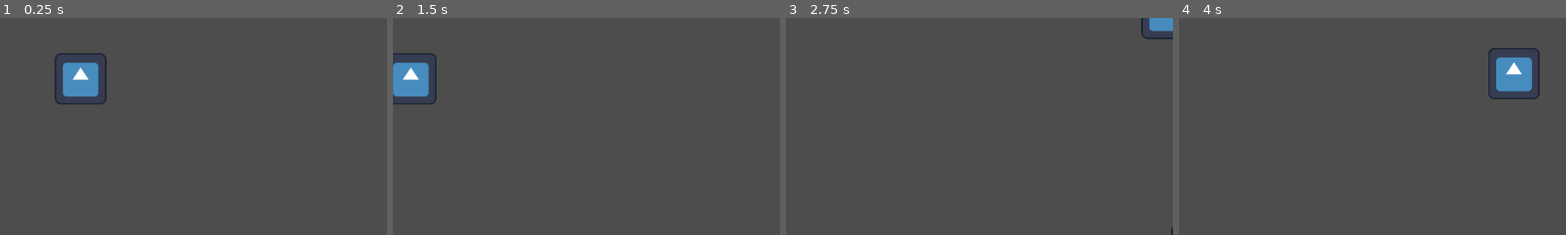
Above: before the commit, frames 1-4 (left to right).
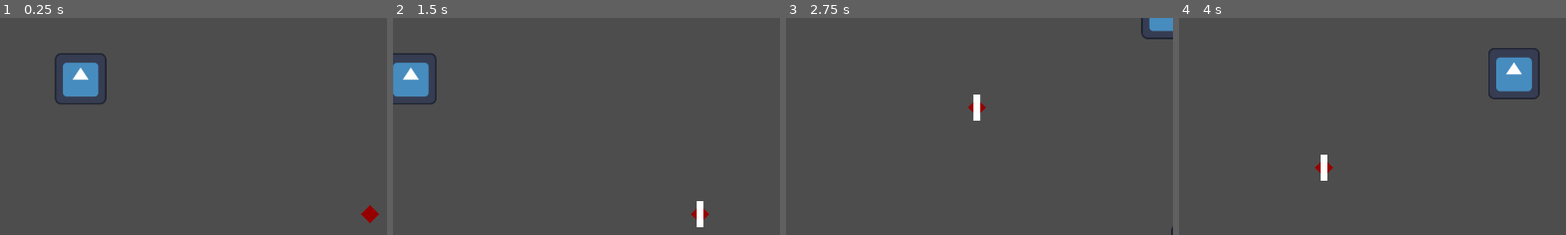
Above: after the commit, the same moments.

Repository: SytonK/DodgeMaster
Game: Godot game, scene res://src/levels/sandbox/sandbox.tscn
Same seed, same stepped clock (60 frames per second), same inputs: the game is played once before the commit and once after it. The engine's default icon, where the game draws it, is replaced by a stand-in: a white triangle on a blue panel in a dark square.
Inputs:
- Up to frame 1 (0.25 s): no input
- Up to frame 2 (1.5 s): tap Enter at 0.5 s; hold Right (move_right) 0.53-1.28 s; hold Down (move_down) from 1.28 s (still down)
- Up to frame 3 (2.75 s): release Down (move_down) at 2.03 s; hold Right (move_right) from 2.03 s (still down)
- Up to frame 4 (4 s): release Right (move_right) at 2.78 s; hold Up (move_up) 2.78-3.53 s; hold Left (move_left) from 3.53 s (still down)
The pictures show only the part of the screen within x 2-52%, y 5-55%; the shares and areas given below are measured in that part.

The runs differ from the first frame. In frame 1, 0.2% of the frame differs, in the area x 93-98%, y 86-95%; in frame 2, 0.3%; in frame 3, 0.3%, in the area x 47-52%, y 35-48%; in frame 4, 0.3%.
Error before the commit: Cannot call method 'instantiate' on a null value. (res://src/components/spawner/spawner.gd:22)

Commit message:
Projectile/init

Diff:
--- /dev/null
+++ b/src/enemies attacks/projectiels/projectile.tscn
@@ -0,0 +1,16 @@
+[gd_scene load_steps=4 format=3 uid="uid://4nwv51twnheo"]
+
+[ext_resource type="Script" path="res://src/components/hitbox and hurtbox/hitbox/hitbox.gd" id="1_7m63b"]
+[ext_resource type="Texture2D" uid="uid://b1ifi5yxuer5e" path="res://assets/testing/16 x 64.png" id="2_xwqv2"]
+
+[sub_resource type="RectangleShape2D" id="RectangleShape2D_5jkjw"]
+size = Vector2(16, 64)
+
+[node name="Projectile" type="Area2D"]
+script = ExtResource("1_7m63b")
+
+[node name="CollisionShape2D" type="CollisionShape2D" parent="."]
+shape = SubResource("RectangleShape2D_5jkjw")
+
+[node name="Sprite2D" type="Sprite2D" parent="."]
+texture = ExtResource("2_xwqv2")
--- a/src/enemies/towers/target player tower/target_player_tower.tscn
+++ b/src/enemies/towers/target player tower/target_player_tower.tscn
@@ -1,7 +1,8 @@
-[gd_scene load_steps=3 format=3 uid="uid://544n3vs8058"]
+[gd_scene load_steps=4 format=3 uid="uid://544n3vs8058"]
 
 [ext_resource type="Texture2D" uid="uid://brd8dhlk8hmk1" path="res://assets/testing/White spuer 32 x 32.png" id="1_ugtno"]
 [ext_resource type="Script" path="res://src/components/spawner/spawner.gd" id="2_mth17"]
+[ext_resource type="PackedScene" uid="uid://4nwv51twnheo" path="res://src/enemies attacks/projectiels/projectile.tscn" id="3_w3phn"]
 
 [node name="TargetPlayerTower" type="Node2D"]
 
@@ -12,3 +13,4 @@
 
 [node name="Spawner" type="Node2D" parent="."]
 script = ExtResource("2_mth17")
+scene_to_spawn = ExtResource("3_w3phn")
--- a/src/levels/sandbox/sandbox.tscn
+++ b/src/levels/sandbox/sandbox.tscn
@@ -3,7 +3,7 @@
 [ext_resource type="TileSet" uid="uid://c21s16q86co5l" path="res://src/levels/tilemap.tres" id="1_jik7w"]
 [ext_resource type="PackedScene" uid="uid://ckbasmycborlx" path="res://src/player/player.tscn" id="2_an105"]
 [ext_resource type="Texture2D" uid="uid://dy4sumggi2mhb" path="res://icon.svg" id="3_mhf3h"]
-[ext_resource type="Script" path="res://src/components/spawner/spawner.gd" id="4_3bc4r"]
+[ext_resource type="PackedScene" uid="uid://544n3vs8058" path="res://src/enemies/towers/target player tower/target_player_tower.tscn" id="4_llhi8"]
 
 [node name="Sandbox" type="Node2D"]
 
@@ -46,5 +46,4 @@
 position = Vector2(1467, -738)
 texture = ExtResource("3_mhf3h")
 
-[node name="Spawner" type="Node2D" parent="."]
-script = ExtResource("4_3bc4r")
+[node name="TargetPlayerTower" parent="." instance=ExtResource("4_llhi8")]
